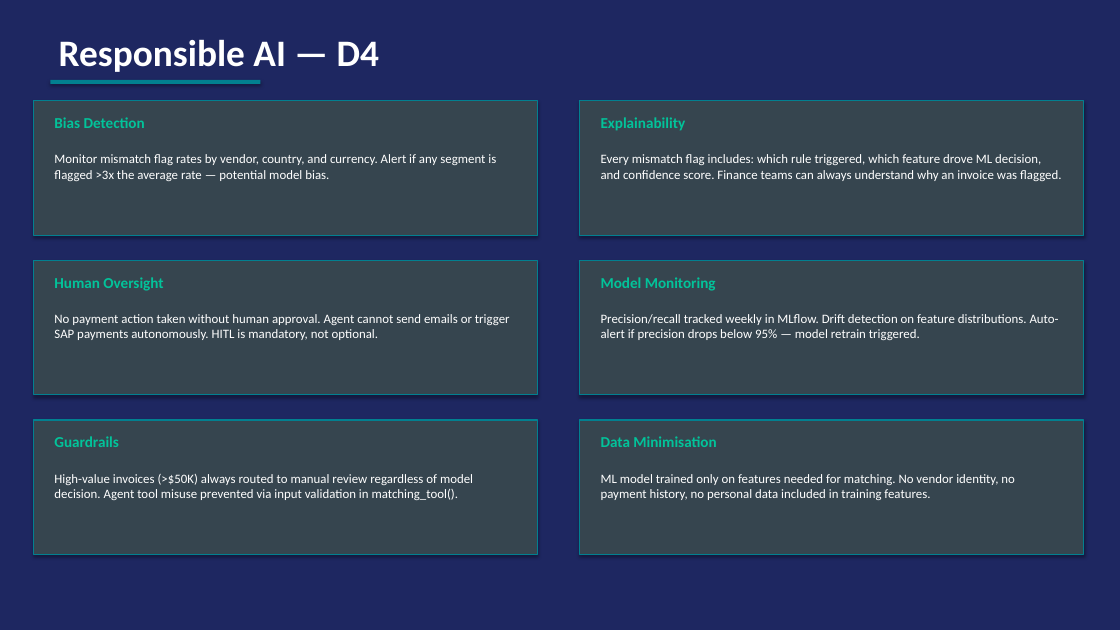
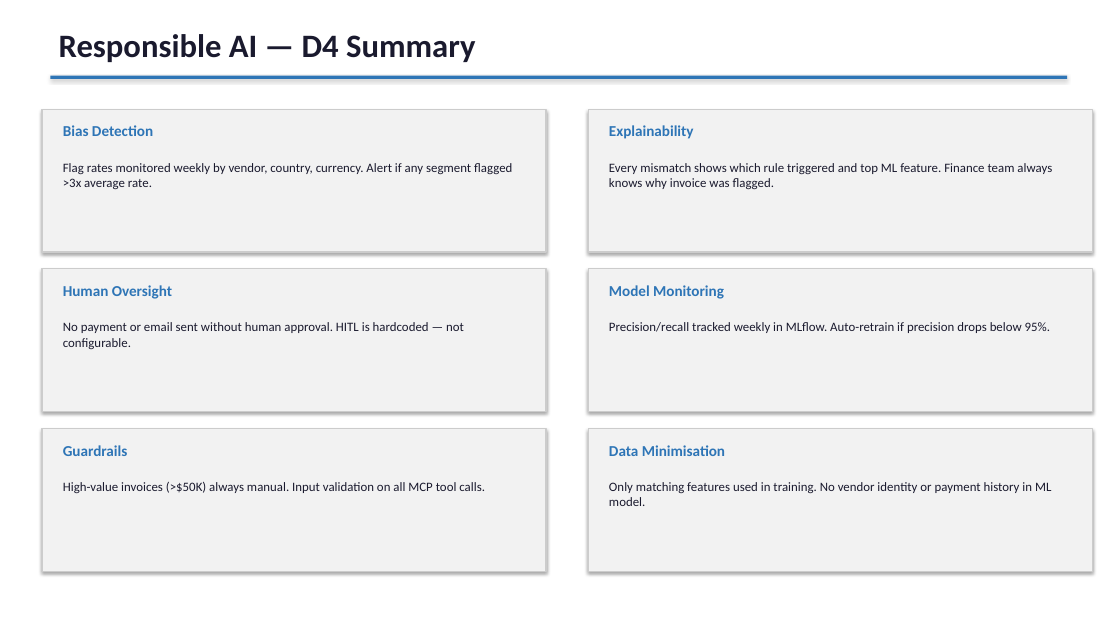
Before and after one commit to AkProjectRepo/smartpay-ap, a slide deck: slide 11 of docs/SmartPay AP Architecture D1.pptx (slide 10 before the commit). Drawn at 1120x630 pixels with LibreOffice and Linux fonts; fonts in the diff are those of the drawing. Boxes give left, top, right and bottom in pixels: in the first picture for what was removed or moved away, otherwise in the second. Text is boxed around its words. In the diff, an @@ line names an element or a change of style, - is before the commit and + after.

```diff
--- a/docs/SmartPay AP Architecture D1.pptx
+++ b/docs/SmartPay AP Architecture D1.pptx
@@ rectangle at <box>0,0,1120,630</box>: fill #1E2761 to #FFFFFF @@
@@ text at <box>59,34,475,62</box>: text changed; size 32 to 28 pt; text colour #FFFFFF to #1A1A2E @@
-Responsible AI — D4
+Responsible AI — D4 Summary
@@ rectangle removed at <box>50,80,260,84</box> @@
@@ rectangle added at <box>50,76,1067,79</box>, fill #2E75B6 @@
@@ rectangle: place and size @@
-rectangle at <box>34,101,538,235</box>
+rectangle at <box>42,109,546,252</box>
@@ rectangle: place and size @@
-rectangle at <box>580,101,1084,235</box>
+rectangle at <box>588,109,1092,252</box>
@@ text at <box>63,163,512,189</box>: text changed; text colour #FFFFFF to #1A1A2E @@
-Monitor mismatch flag rates by vendor, country, and currency. Alert if any segment is flagged >3x the average rate — potential model bias.
+Flag rates monitored weekly by vendor, country, currency. Alert if any segment flagged >3x average rate.
@@ text at <box>609,163,1052,189</box>: text changed; text colour #FFFFFF to #1A1A2E @@
-Every mismatch flag includes: which rule triggered, which feature drove ML decision, and confidence score. Finance teams can always understand why an invoice was flagged.
+Every mismatch shows which rule triggered and top ML feature. Finance team always knows why invoice was flagged.
@@ rectangle: place and size @@
-rectangle at <box>34,260,538,395</box>
+rectangle at <box>42,269,546,412</box>
@@ rectangle: place and size @@
-rectangle at <box>580,260,1084,395</box>
+rectangle at <box>588,269,1092,412</box>
@@ text at <box>63,322,464,349</box>: text changed; text colour #FFFFFF to #1A1A2E @@
-No payment action taken without human approval. Agent cannot send emails or trigger SAP payments autonomously. HITL is mandatory, not optional.
+No payment or email sent without human approval. HITL is hardcoded — not configurable.
@@ text at <box>609,322,1050,333</box>: text changed; text colour #FFFFFF to #1A1A2E @@
-Precision/recall tracked weekly in MLflow. Drift detection on feature distributions. Auto-alert if precision drops below 95% — model retrain triggered.
+Precision/recall tracked weekly in MLflow. Auto-retrain if precision drops below 95%.
@@ rectangle: place and size @@
-rectangle at <box>34,420,538,555</box>
+rectangle at <box>42,429,546,571</box>
@@ fill #36454F to #F2F2F2; outline #028090 1 pt to #CCCCCC 1 pt in 6 elements at <box>42,109,546,252</box>, <box>588,109,1092,252</box>, <box>42,269,546,412</box>, <box>588,269,1092,412</box>, <box>42,429,546,571</box>, <box>588,429,1092,571</box> @@
@@ rectangle: place and size @@
-rectangle at <box>580,420,1084,555</box>
+rectangle at <box>588,429,1092,571</box>
@@ 6 texts: place and size @@
-6 texts at <box>54,117,716,447</box>
+6 texts at <box>63,125,725,456</box>
@@ text colour #02C39A to #2E75B6 in 6 elements at <box>63,285,172,299</box>, <box>63,125,153,136</box>, <box>609,285,724,299</box>, <box>609,125,694,139</box>, <box>63,445,128,456</box>, <box>609,445,725,456</box> @@
@@ text at <box>63,482,485,493</box>: text changed; text colour #FFFFFF to #1A1A2E @@
-High-value invoices (>$50K) always routed to manual review regardless of model decision. Agent tool misuse prevented via input validation in matching_tool().
+High-value invoices (>$50K) always manual. Input validation on all MCP tool calls.
@@ text at <box>609,482,1051,506</box>: text changed; text colour #FFFFFF to #1A1A2E @@
-ML model trained only on features needed for matching. No vendor identity, no payment history, no personal data included in training features.
+Only matching features used in training. No vendor identity or payment history in ML model.
```
Also in this commit, not shown: 4 other slides changed, 8 slides added, 7 slides removed, 1 other file.
